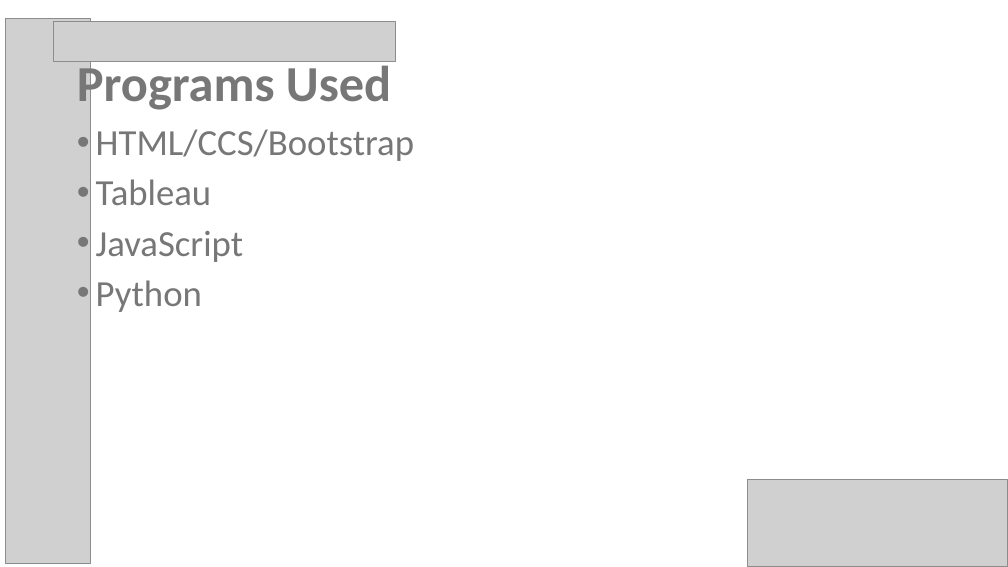
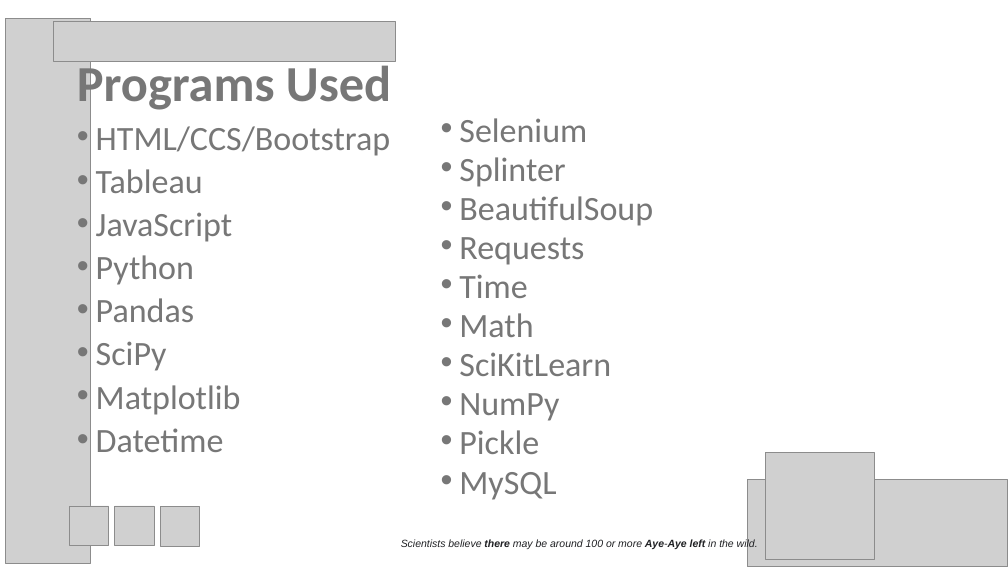
Before and after one commit to psychicesp/AI-AI, a slide deck: slide 4 of Project3_Presentation.pptx. Drawn at 1008x567 pixels with LibreOffice and Linux fonts; fonts in the diff are those of the drawing; grey boxes stand for pictures. Boxes give left, top, right and bottom in pixels: in the first picture for what was removed or moved away, otherwise in the second. Text is boxed around its words. In the diff, an @@ line names an element or a change of style, - is before the commit and + after.

```diff
--- a/Project3_Presentation.pptx
+++ b/Project3_Presentation.pptx
@@ text added at box(459, 118, 653, 500), 32.4 pt, text #777777 @@
+• Selenium
+• Splinter
+• BeautifulSoup
+• Requests
+• Time
+• Math
+• SciKitLearn
+• NumPy
+• Pickle
+• MySQL
@@ text at box(96, 126, 391, 285): size 35 to 32.4 pt in "HTML/CCS/Bootstrap", "Tableau", "JavaScript", "Python"; line spacing 0.9 to 0.8 @@
@@ text at box(96, 298, 241, 452): paragraphs added @@
+• Pandas
+• SciPy
+• Matplotlib
+• Datetime
@@ picture added at box(765, 452, 874, 560) @@
@@ picture added at box(70, 506, 109, 545) @@
@@ picture added at box(115, 506, 154, 545) @@
@@ picture added at box(160, 507, 200, 546) @@
@@ text added at box(401, 539, 758, 550), 10 pt, text #202124, italic @@
+Scientists believe there may be around 100 or more Aye-Aye left in the wild.
```
Also in this commit, not shown: 4 other slides changed, 5 slides added, 2 other files.
